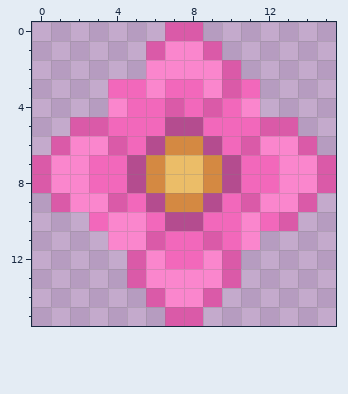
A pixel-art sprite gets an edit: src/main/resources/assets/dssb/items/spore_blossom.png. This is how it looked before the edit.
The file is 16x16 pixels. Colours within 5 levels of each other are drawn and written as one.
After:
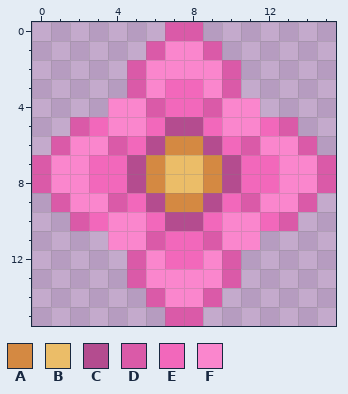
Palette (. is transparent): A #d48942  B #ebbd68  C #b44c8f  D #da5aa8  E #f268bb  F #fa86cd
The edit:
@@ x 0..15 @@
  1 ......DFFD......
- 2 ......FFFFD.....
- 3 ....EEFEEFDE....
- 4 ....FEEDEDEF....
- 5 ..DDEEECCEEEDD..
+ 2 .....DFFFFD.....
+ 3 .....DFEEFD.....
+ 4 ....FFDEEDFF....
+ 5 ..DEFFECCEFFED..
  6 .DFFDECAACEDFFD.
@@ x 0..15 @@
  9 .DFFDECAACEDFFD.
-10 ...EFFECCEEFED..
-11 ....FFDEEDEF....
+10 ..DEFFECCEFFED..
+11 ....FFDEEDFF....
 12 .....DFEEFD.....
Pixel boxes of the changes (left, top, right, bottom) in both pictures:
changed: (89, 60, 279, 136)
added: (70, 212, 89, 231)
changed: (222, 212, 241, 250)
